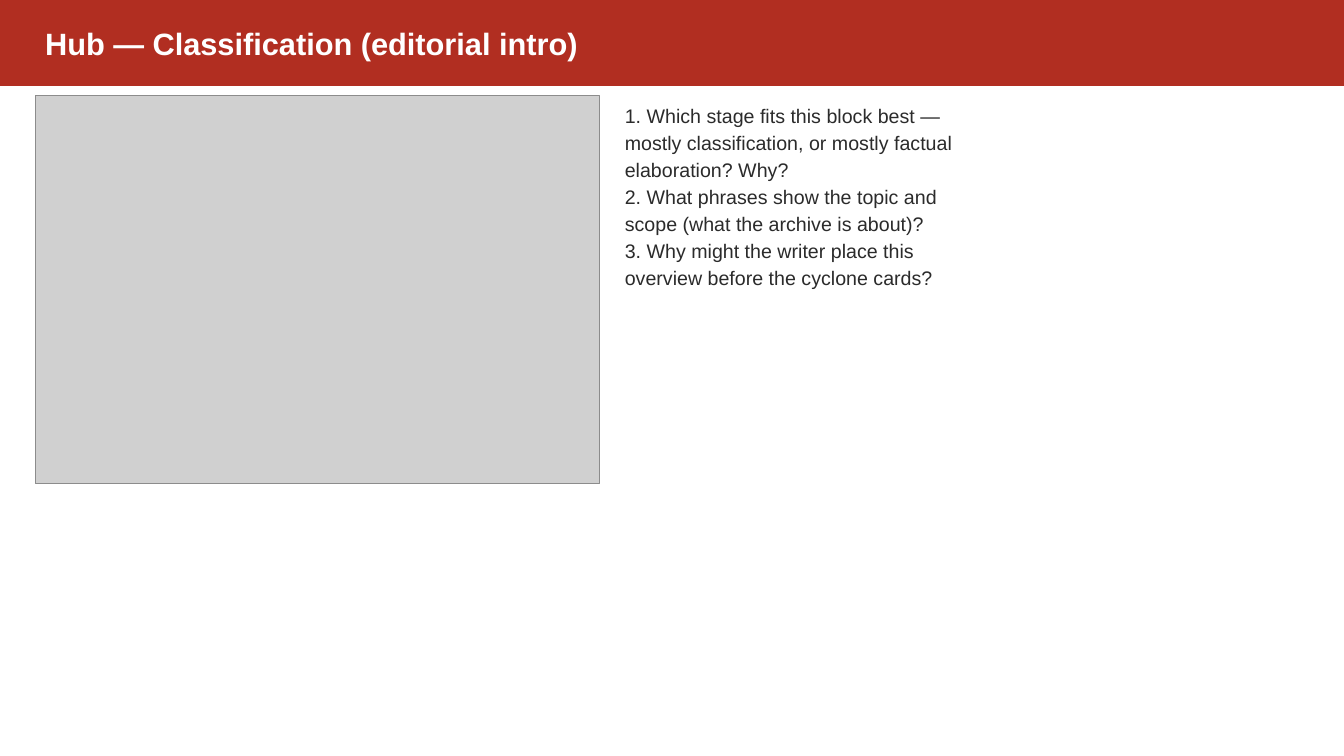
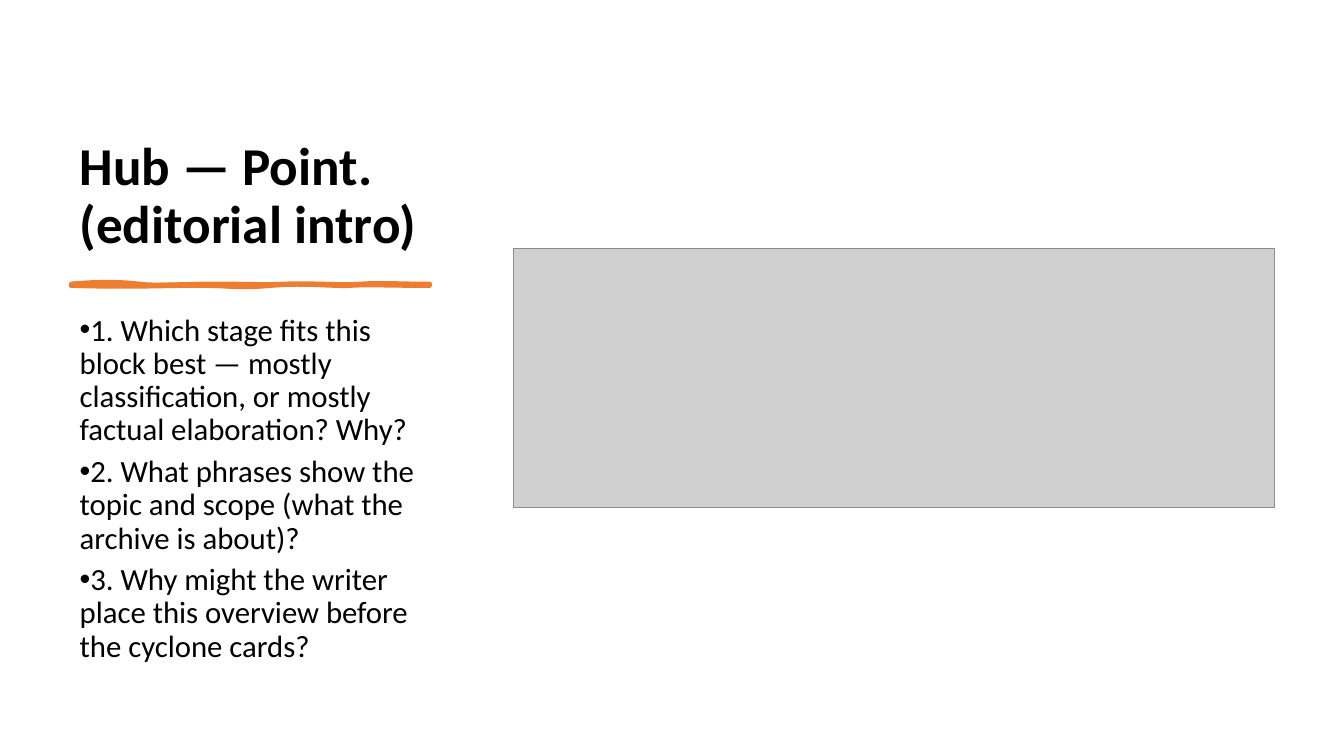
Before and after one commit to dsuth10/Joshua, a slide deck: slide 6 of Units/English/English_Unit_2/Lesson_Plans/Lesson_02_Slides.pptx. Drawn at 1344x756 pixels with LibreOffice and Linux fonts; fonts in the diff are those of the drawing; grey boxes stand for pictures. Boxes give left, top, right and bottom in pixels: in the first picture for what was removed or moved away, otherwise in the second. Text is boxed around its words. In the diff, an @@ line names an element or a change of style, - is before the commit and + after.

```diff
--- a/Units/English/English_Unit_2/Lesson_Plans/Lesson_02_Slides.pptx
+++ b/Units/English/English_Unit_2/Lesson_Plans/Lesson_02_Slides.pptx
@@ rectangle removed at [0,0,1344,86] @@
@@ text "Hub — Point. (editorial intro)" at [80,147,416,251]: vertical alignment middle to bottom @@
@@ text at [80,147,416,251]: text changed; size 22 to 38 pt; font Arial to Calibri; text colour #FFFFFF to #000000 @@
-Hub — Classification (editorial intro)
+Hub — Point. (editorial intro)
@@ picture: place and size @@
-picture at [35,96,600,484]
+picture at [513,249,1274,508]
@@ freeform shape added at [71,283,430,285], fill #ED7D31, outline #ED7D31 3 pt @@
@@ text "1. Which stage fits this ...": place and size @@
-text "1. Which stage fits this ..." at [625,108,952,289]
+text "1. Which stage fits this ..." at [80,319,414,662]
@@ text "1. Which stage fits this ..." at [80,319,414,662]: size 14 to 22 pt, font Arial to Calibri, text colour #2B2B2B to #000000; bullet none to •; line spacing 1.15 to 0.9; more space between paragraphs @@
```
Also in this commit, not shown: 16 other slides changed, 1 other file.
